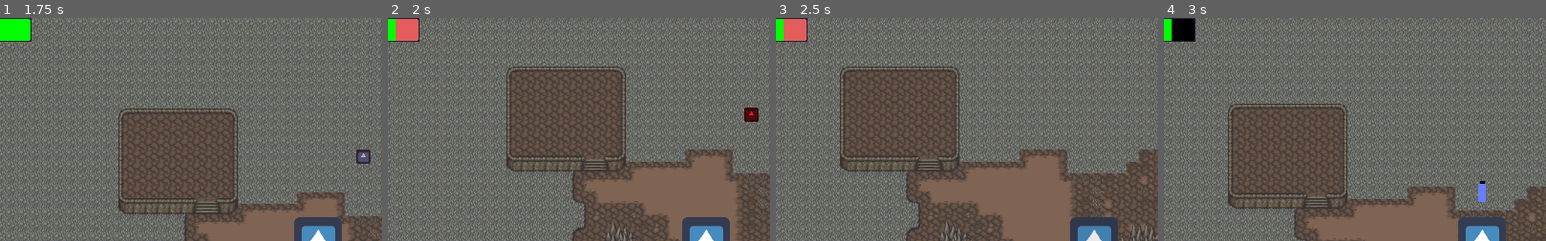
Above: before the commit, frames 1-4 (left to right).
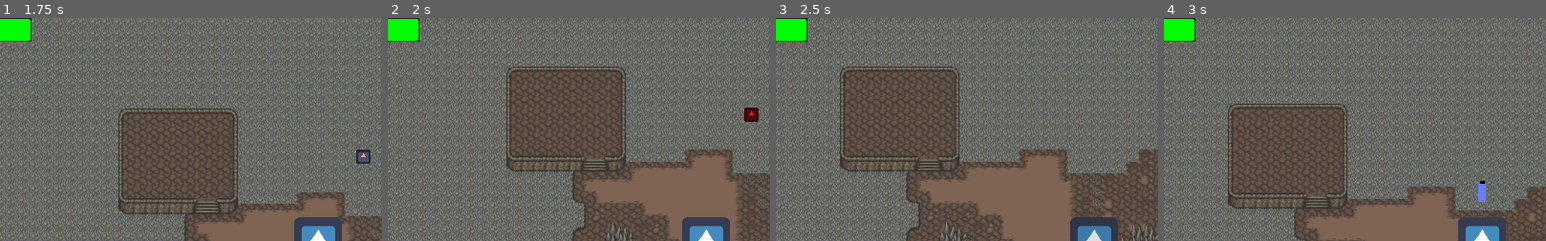
Above: after the commit, the same moments.

Repository: 4RandomProgrammer/EnterTheRain
Game: Godot game, scene res://Assets/Areas/Area1.tscn
The game is run twice, just before and just after one commit, with the same random seed, the same clock (stepped at 60 frames per second) and the same inputs. The engine's default icon, where the game draws it, is replaced by a stand-in: a white triangle on a blue panel in a dark square.
Inputs (mouse positions are % of the whole screen's width and height, from its top left):
- Up to frame 1 (1.75 s): tap Enter at 0.5 s; move the mouse to (72, 45) at 0.52 s; hold Right (ui_right) 0.53-1.28 s; hold W (PowerUp1) 0.53-1.28 s; move the mouse to (30, 55) at 1.27 s; hold Down (ui_down) from 1.28 s (still down); tap E (PowerUp2) at 1.35 s
- Up to frame 2 (2 s): keep holding Down (ui_down)
- Up to frame 3 (2.5 s): move the mouse to (60, 28) at 2.02 s; release Down (ui_down) at 2.03 s; hold Right (ui_right) from 2.03 s (still down); tap Shift (Roll) at 2.1 s
- Up to frame 4 (3 s): move the mouse to (45, 70) at 2.77 s; release Right (ui_right) at 2.78 s; hold Up (ui_up) from 2.78 s (still down); click (45, 70) at 2.85 s
The pictures show only the part of the screen within x 8-58%, y 0-50%; the shares and areas given below are measured in that part.

Frame 1 is identical in both runs. In frame 2, 0.6% of the frame differs, in the area x 2-8%, y 0-11%; in frame 3, 0.6%; in frame 4, 0.6%.
Error after the commit: Invalid get index 'DAMAGE' (on base: 'Area2D'). (res://Assets/Player/Player.gd:138)

Commit message:
DamageResponse

Diff:
--- a/Enter the Rain/Assets/Player/Player.gd
+++ b/Enter the Rain/Assets/Player/Player.gd
@@ -9,6 +9,7 @@
 
 #Variaveis
 onready var stats = $Stats
+onready var InvunerabilityTimer = $InvunerabilityTimer
 export (int) var MAX_SPEED = 250
 export (float)var fire_rate = 0.5
 export (float)var cooldownP1 = 2
@@ -130,9 +131,12 @@
 
 
 
-func _on_HurtBox_area_entered(_area):
-	stats.Health -= 1
-	emit_signal("healthchanged",stats.Health)
+func _on_HurtBox_area_entered(area):
+	if InvunerabilityTimer.is_stopped():
+		InvunerabilityTimer.start()
+		$AnimationPlayer.play("Flash")
+		stats.Health -= area.DAMAGE
+		emit_signal("healthchanged",stats.Health)
 
 
 func _on_Stats_no_health():
--- a/Enter the Rain/Assets/Player/Player.tscn
+++ b/Enter the Rain/Assets/Player/Player.tscn
@@ -27,6 +27,22 @@
 "values": [ Color( 0.0352941, 0, 0, 1 ), Color( 1, 1, 1, 1 ) ]
 }
 
+[sub_resource type="Animation" id=4]
+resource_name = "Flash"
+length = 0.4
+tracks/0/type = "value"
+tracks/0/path = NodePath(".:visible")
+tracks/0/interp = 1
+tracks/0/loop_wrap = true
+tracks/0/imported = false
+tracks/0/enabled = true
+tracks/0/keys = {
+"times": PoolRealArray( 0, 0.2, 0.4 ),
+"transitions": PoolRealArray( 1, 1, 1 ),
+"update": 1,
+"values": [ true, false, true ]
+}
+
 [node name="Player" type="KinematicBody2D"]
 collision_layer = 2
 script = ExtResource( 1 )
@@ -50,7 +66,13 @@
 MaxHealth = 4
 
 [node name="AnimationPlayer" type="AnimationPlayer" parent="."]
+playback_process_mode = 0
 anims/Dash = SubResource( 3 )
+anims/Flash = SubResource( 4 )
+
+[node name="InvunerabilityTimer" type="Timer" parent="."]
+wait_time = 0.4
+one_shot = true
 [connection signal="area_entered" from="HurtBox" to="." method="_on_HurtBox_area_entered"]
 [connection signal="no_health" from="Stats" to="." method="_on_Stats_no_health"]
 [connection signal="animation_finished" from="AnimationPlayer" to="." method="_on_AnimationPlayer_animation_finished"]
Not shown: 1 places in Enter the Rain/Assets/Player/Player.tscn that only renumber resources
